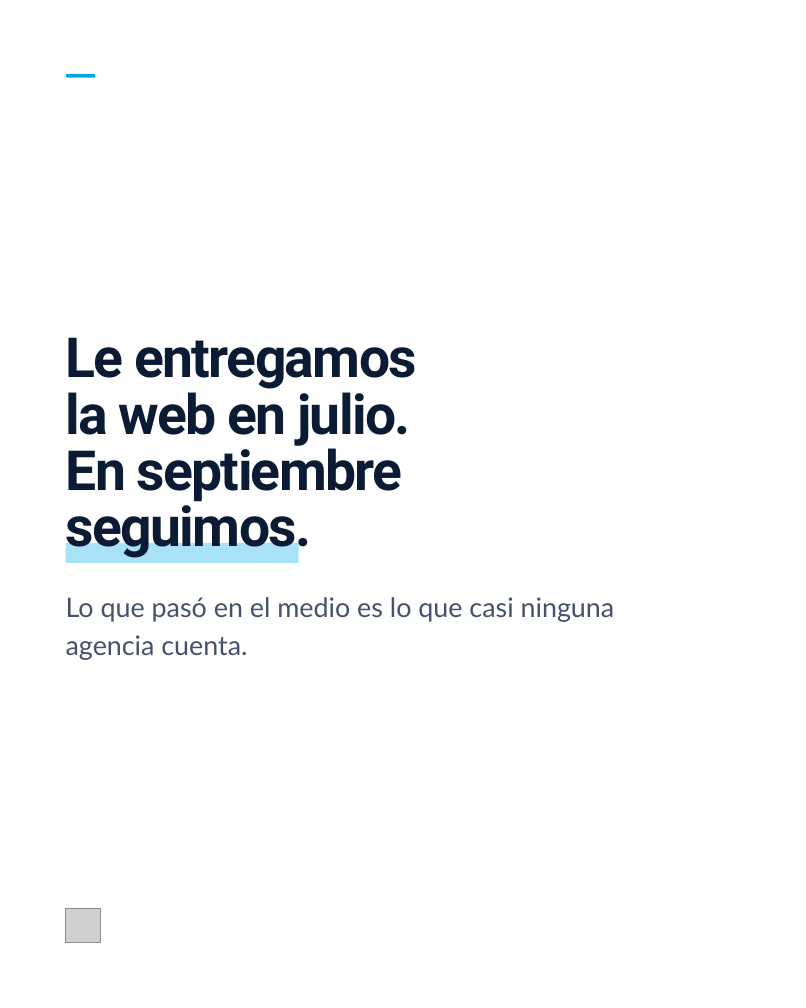
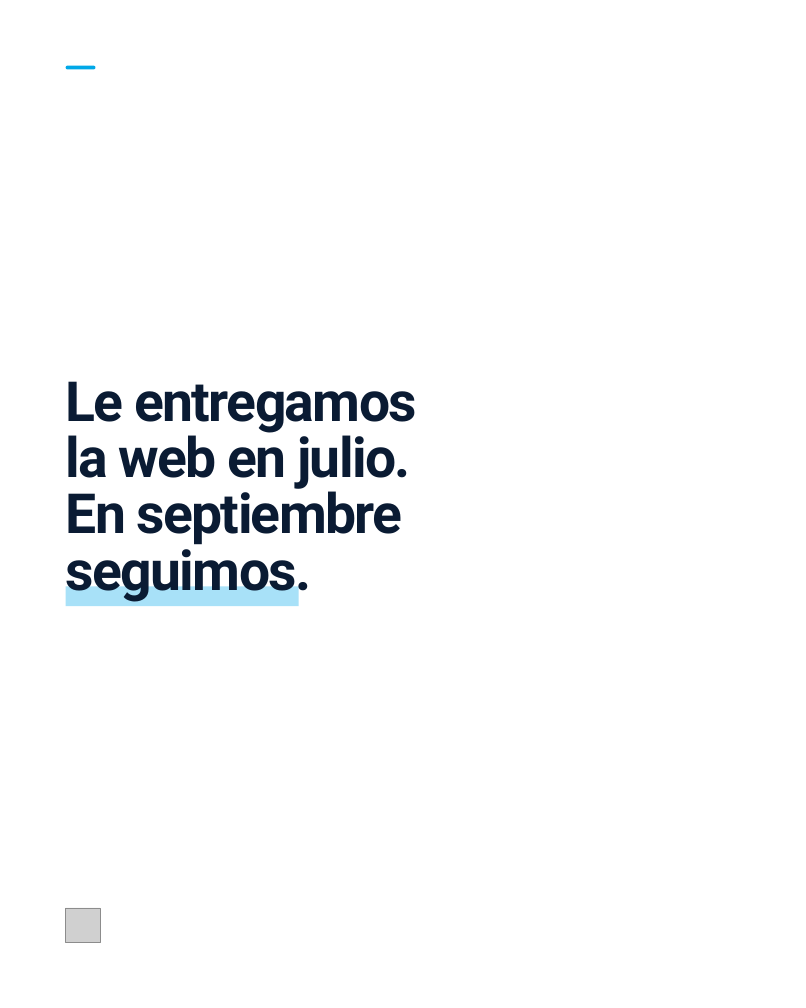
Before and after one commit to tunegocioenlasredes2025-star/TuNegocioenlasRedes, a slide deck: slide 1 of contenido/carruseles/06-setup-argentina/editable-canva.pptx. Drawn at 806x1008 pixels with LibreOffice and Linux fonts; fonts in the diff are those of the drawing; grey boxes stand for pictures. Boxes give left, top, right and bottom in pixels: in the first picture for what was removed or moved away, otherwise in the second. Text is boxed around its words. In the diff, an @@ line names an element or a change of style, - is before the commit and + after.

```diff
--- a/contenido/carruseles/06-setup-argentina/editable-canva.pptx
+++ b/contenido/carruseles/06-setup-argentina/editable-canva.pptx
@@ rounded rectangle: place and size @@
-rounded rectangle at box(66, 74, 96, 77)
+rounded rectangle at box(66, 66, 96, 69)
@@ text "Le entregamos": place and size @@
-text "Le entregamos" at box(66, 337, 417, 560)
+text "Le entregamos" at box(66, 381, 417, 603)
@@ rectangle: place and size @@
-rectangle at box(66, 543, 299, 563)
+rectangle at box(66, 586, 299, 606)
@@ text removed at box(66, 597, 615, 660) @@
-Lo que pasó en el medio es lo que casi ninguna agencia cuenta.
```
Also in this commit, not shown: 2 other slides changed, 1 slide added, 11 other files.
